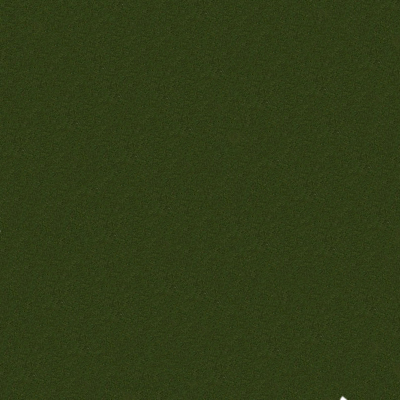
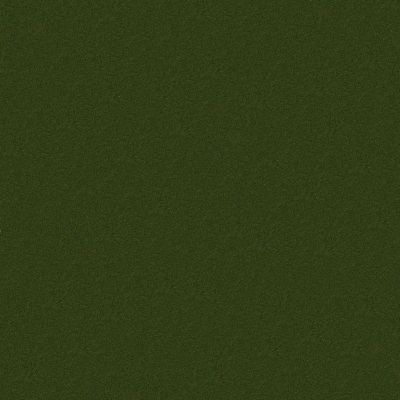
Layered file, before and after one edit (400×400). Changes by layer:
painted on "Background" over box(300, 344, 388, 400)
